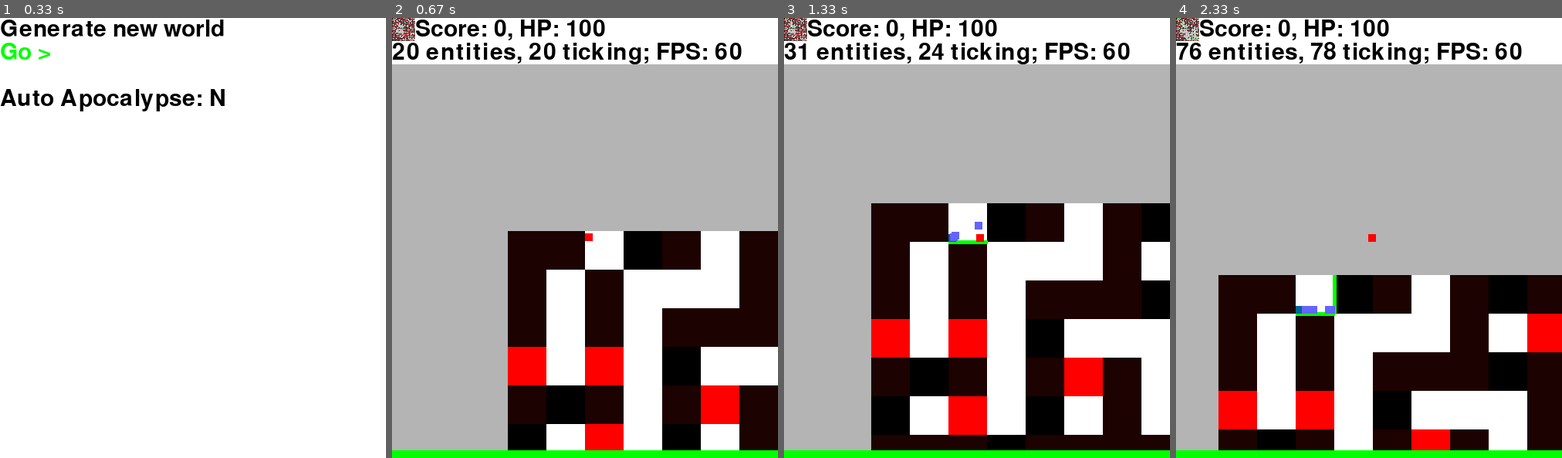
Above: before the commit, frames 1-4 (left to right).
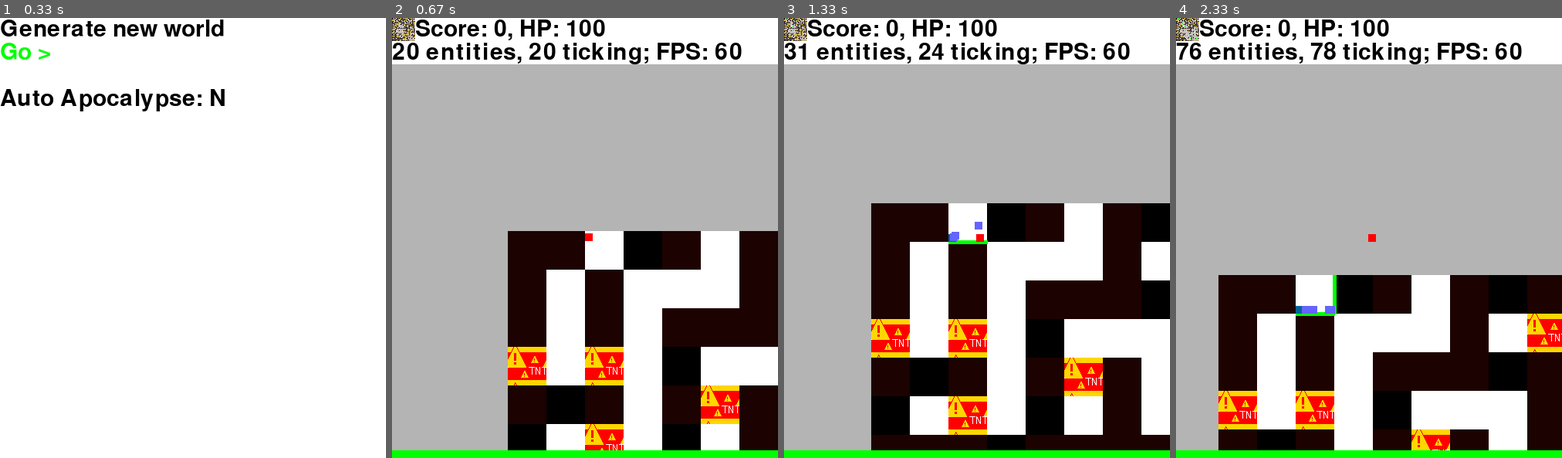
Above: after the commit, the same moments.

Repository: sillypantscoder/pygame_platformer_2
Game: pygame game, started from zombieapocalypse.py
The game is run twice, just before and just after one commit, with the same random seed, the same clock (stepped at 60 frames per second) and the same inputs.
Inputs:
- Up to frame 1 (0.33 s): no input
- Up to frame 2 (0.67 s): click "Go >" at 0.38 s
- Up to frame 3 (1.33 s): tap W at 0.67 s; hold Right from 1 s (still down)
- Up to frame 4 (2.33 s): release Right at 1.47 s; hold Up 1.5-1.8 s; hold W 1.5-1.8 s; hold Right 1.83-2.3 s

Frame 1 is identical in both runs. In frame 2, 1.6% of the frame differs, in the area x 0-90%, y 0-99%; in frame 3, 1.7%, in the area x 0-83%, y 0-95%; in frame 4, 1.5%.

Commit message:
Modified Zombie Apocalypse Mode to use the new TNT texture

Diff:
--- a/zombieapocalypse.py
+++ b/zombieapocalypse.py
@@ -440,7 +440,8 @@
 				if cell == "stone":
 					pygame.draw.rect(totalScreen, BLACK, cellrect)
 				if cell == "tnt":
-					pygame.draw.rect(totalScreen, RED, cellrect)
+					#pygame.draw.rect(totalScreen, RED, cellrect)
+					totalScreen.blit(pygame.image.load("textures/block/tnt.png"), cellrect.topleft)
 				if cell == "hard_stone":
 					pygame.draw.rect(totalScreen, BROWN, cellrect)
 				if cell == "sand":
